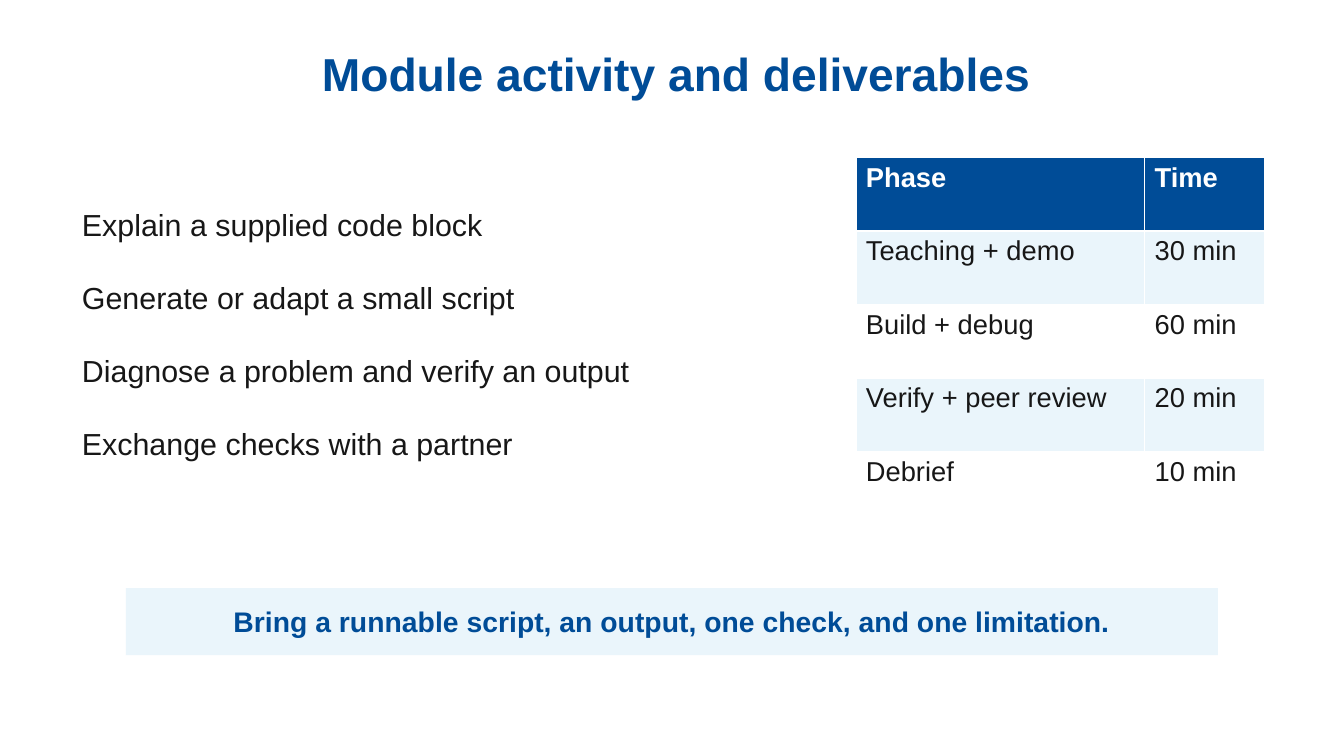
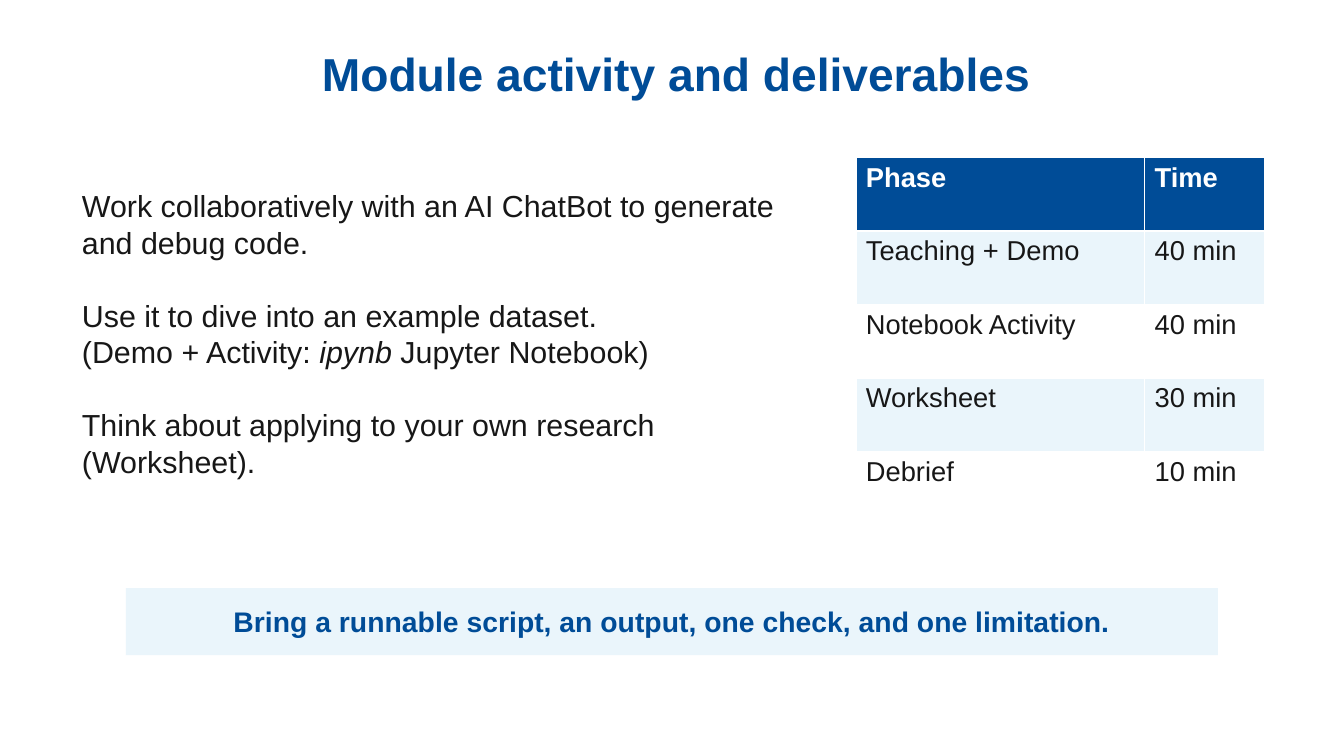
Before and after one commit to conorhughmcfadden/Module-6---AI-augmented-coding, a slide deck: slide 14 of Module_6_AI-augmented_Coding.pptx. Drawn at 1344x756 pixels with LibreOffice and Linux fonts; fonts in the diff are those of the drawing; background and template pictures are left out. Boxes give left, top, right and bottom in pixels: in the first picture for what was removed or moved away, otherwise in the second. Text is boxed around its words. In the diff, an @@ line names an element or a change of style, - is before the commit and + after.

Commit message:
More Desc, PPTX update

```diff
--- a/Module_6_AI-augmented_Coding.pptx
+++ b/Module_6_AI-augmented_Coding.pptx
@@ table at [856, 157, 1265, 525] @@
-row 2, column 1: Teaching + demo
+row 2, column 1: Teaching + Demo
-row 2, column 2: 30 min
+row 2, column 2: 40 min
-row 3, column 1: Build + debug
+row 3, column 1: Notebook Activity
-row 3, column 2: 60 min
+row 3, column 2: 40 min
-row 4, column 1: Verify + peer review
+row 4, column 1: Worksheet
-row 4, column 2: 20 min
+row 4, column 2: 30 min
@@ text at [82, 195, 774, 479]: text changed @@
-Explain a supplied code block
-Generate or adapt a small script
-Diagnose a problem and verify an output
-Exchange checks with a partner
+Work collaboratively with an AI ChatBot to generate and debug code.
+Use it to dive into an example dataset.
+(Demo + Activity: ipynb Jupyter Notebook)
+Think about applying to your own research (Worksheet).
```
Also in this commit, not shown: 1 other file.
